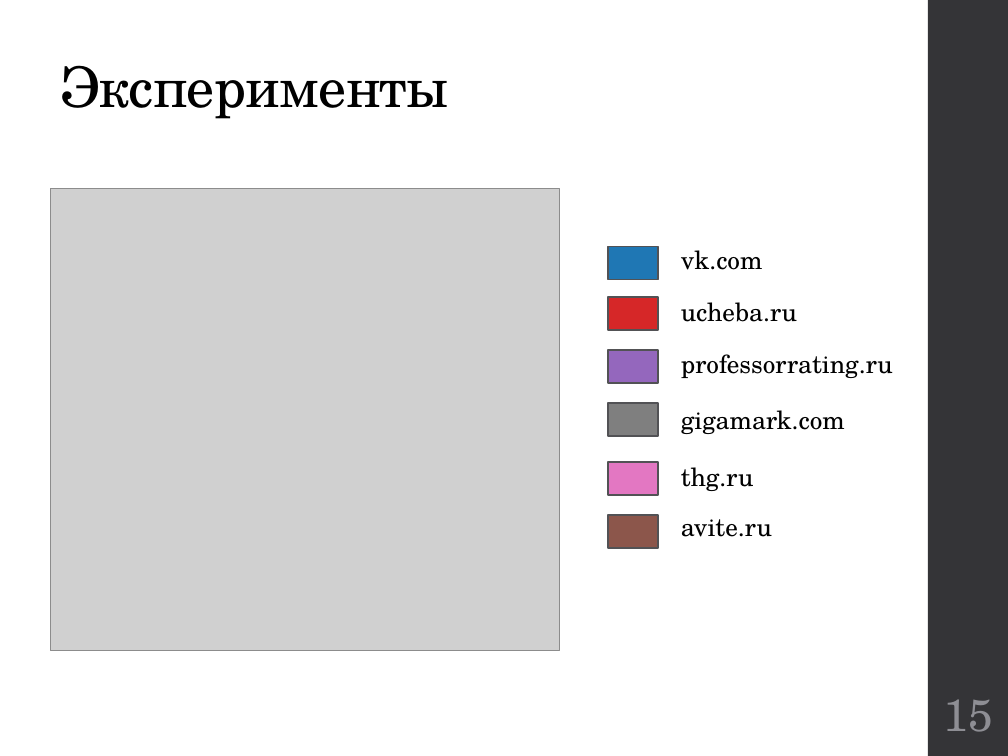
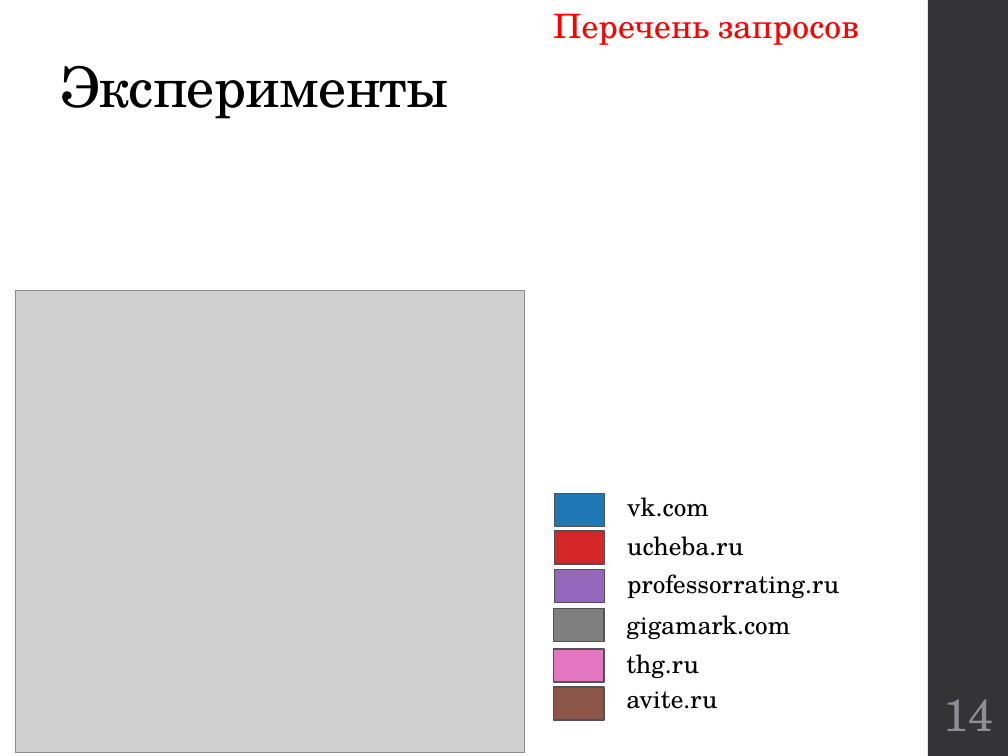
Before and after one commit to kwadraterry/diploma, a slide deck: slide 14 of Отчет/Доклад Неповинных.pptx (slide 15 before the commit). Drawn at 1008x756 pixels with LibreOffice and Linux fonts; fonts in the diff are those of the drawing; grey boxes stand for pictures. Boxes give left, top, right and bottom in pixels: in the first picture for what was removed or moved away, otherwise in the second. Text is boxed around its words. In the diff, an @@ line names an element or a change of style, - is before the commit and + after.

```diff
--- a/Отчет/Доклад Неповинных.pptx
+++ b/Отчет/Доклад Неповинных.pptx
@@ text added at (x1=553, y1=13, x2=859, y2=45), 24 pt, text #FF0000 @@
+Перечень запросов
@@ picture moved from (x1=50, y1=188, x2=559, y2=651) to (x1=15, y1=290, x2=524, y2=753) @@
@@ rectangle moved from (x1=608, y1=247, x2=658, y2=280) to (x1=554, y1=494, x2=605, y2=527) @@
@@ text "vk.com" moved from (x1=681, y1=250, x2=763, y2=270) to (x1=627, y1=497, x2=709, y2=517) @@
@@ rectangle moved from (x1=608, y1=297, x2=658, y2=331) to (x1=554, y1=531, x2=605, y2=564) @@
@@ text "ucheba.ru" moved from (x1=681, y1=302, x2=797, y2=322) to (x1=627, y1=536, x2=743, y2=556) @@
@@ text "professorrating.ru" moved from (x1=681, y1=354, x2=893, y2=378) to (x1=627, y1=574, x2=839, y2=598) @@
@@ rectangle moved from (x1=608, y1=350, x2=658, y2=383) to (x1=554, y1=570, x2=605, y2=603) @@
@@ rectangle moved from (x1=608, y1=403, x2=658, y2=436) to (x1=553, y1=609, x2=604, y2=642) @@
@@ text "gigamark.com" moved from (x1=681, y1=410, x2=845, y2=434) to (x1=626, y1=615, x2=790, y2=639) @@
@@ rectangle moved from (x1=608, y1=462, x2=658, y2=495) to (x1=553, y1=649, x2=604, y2=682) @@
@@ text "thg.ru" moved from (x1=681, y1=467, x2=754, y2=491) to (x1=626, y1=654, x2=699, y2=678) @@
@@ rectangle moved from (x1=608, y1=515, x2=658, y2=548) to (x1=553, y1=687, x2=604, y2=721) @@
@@ text "avite.ru" moved from (x1=681, y1=519, x2=772, y2=537) to (x1=626, y1=691, x2=717, y2=709) @@
@@ page number at (x1=943, y1=699, x2=993, y2=731): text changed @@
-15
+14
```
Also in this commit, not shown: 3 other slides changed, 1 slide removed.
